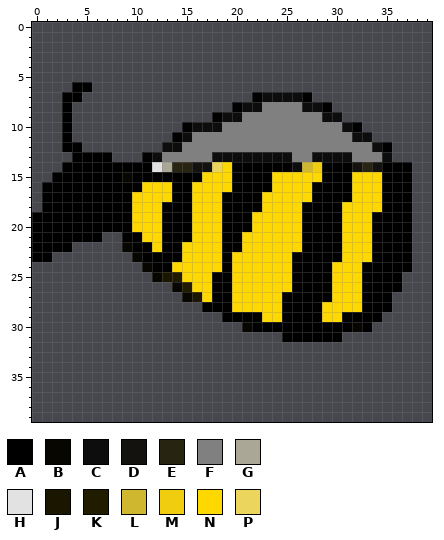
Pixel-art sprite -- Content/Bee.png. This is how it looked before the edit.
The file is 40x40 pixels. Colours within 5 levels of each other are drawn and written as one.
Palette (. is transparent): A #000000  B #080600  C #0d0d0d  D #14120e  E #282412  F #808080  G #aaa797  H #e2e2e2  J #1a1600  K #211b00  L #cfb72f  M #f0cd0e  N #ffd800  P #ebd55c
Pixels before, first column x 0:
 6 ....AA................................
 7 ...AA.................ACCCCA..........
 8 ...A................ACCFFFFCCA........
 9 ...A..............ACCFFFFFFFFCC.......
10 ...A...........ACCCFFFFFFFFFFFFCA.....
11 ...A..........ACFFFFFFFFFFFFFFFFCC....
12 ...AA........CCFFFFFFFFFFFFFFFFFFFCA..
13 ....AAAA...ACFFFFFCCCCCCCCFFCCCCFFFC..
14 ...AAAAAAAAAHGEEDDPNAAAAAACLMAAADEDAAA
15 ..AAAAAAABAAAAAAANNNAAAANNNNNAAANNNAAA
16 .AAAAAAAAAANNNAANNNNAAAANNNNAAAANNNAAA
17 .AAAAAAAAANNNNAANNNAAAANNNNNAAAANNNAAA
18 .AAAAAAAAANNNAAANNNAAAANNNNAAAANNNNAAA
19 AAAAAAAAAANNNAAANNNAAANNNNNAAAANNNAAAA
20 AAAAAAAAAANNNAAANNNAAANNNNNAAAANNNAAAA
21 AAAAAAA..AANNAAANNNAANNNNNNAAAANNNAAAA
22 AAAA.....BAANAANNNNAANNNNNNAAAANNNAAAA
23 AA........BAAAANNNNANNNNNNAAAAANNNAAAA
24 ...........BAANNNNNANNNNNNAAAANNNAAAAA
25 ............BJKNNNAANNNNNNAAAANNNAAAA.
26 ..............BKNNAANNNNNNAAAANNNAAAA.
27 ...............BJNAANNNNNAAAAANNNAAA..
28 .................AAANNNNNAAAANNNNAAA..
29 ...................AAAANNAAAANNAAAA...
30 .....................BAAAAAAAAAABA....
31 .........................AAAAAA.......
New version:
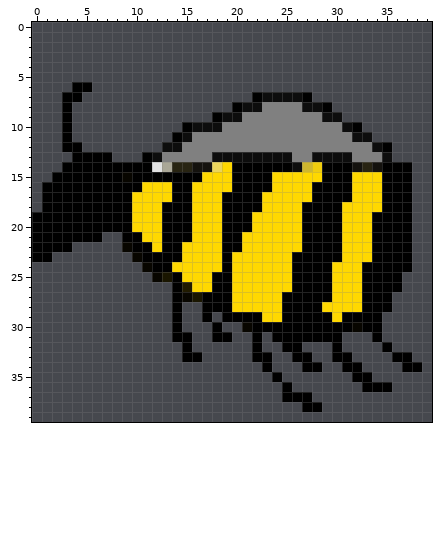
Diff:
y 25: x 14 K -> A
y 26: x 14 B -> A
y 27: x 14 . -> A; x 17 N -> A
y 28: x 14 . -> A
y 29: x 14 . -> A; x 17 . -> A; x 29 N -> A
y 30: x 14 . -> A; x 18 . -> A; x 34 . -> A
y 31: x 14..15 .. -> AA; x 18..19 .. -> AA; x 22 . -> A; x 24 . -> A; x 34 . -> A
y 32: x 15 . -> A; x 22 . -> A; x 25..26 .. -> AA; x 30 . -> A; x 35 . -> A
y 33: x 15..16 .. -> AA; x 22..23 .. -> AA; x 26..27 .. -> AA; x 30..31 .. -> AA; x 36..37 .. -> AA
y 34: x 23 . -> A; x 27..28 .. -> AA; x 31..32 .. -> AA; x 37..38 .. -> AA
y 35: x 24 . -> A; x 32..33 .. -> AA
y 36: x 25 . -> A; x 33..35 ... -> AAA
y 37: x 25..27 ... -> AAA
y 38: x 27..28 .. -> AA
